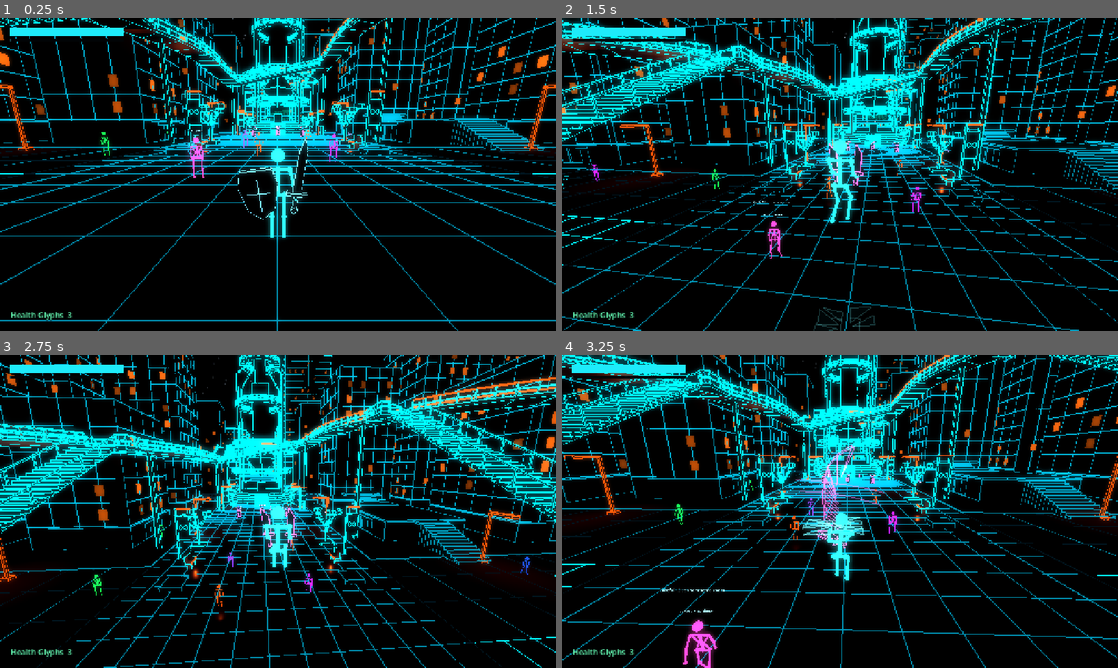
Above: before the commit, frames 1-4 (two rows, left to right).
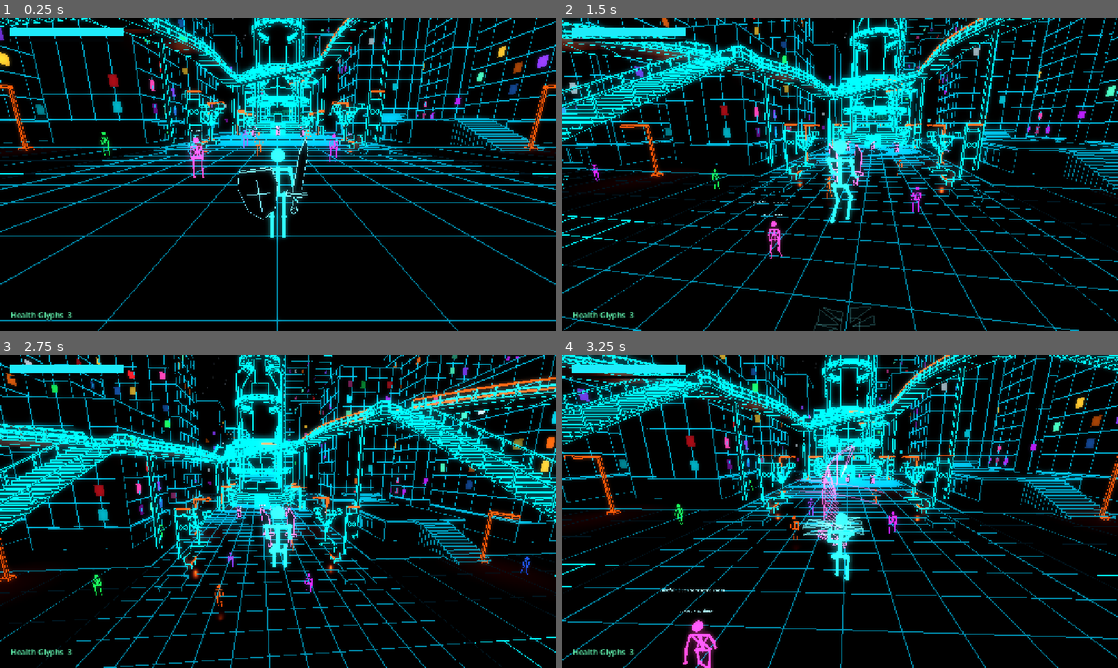
Above: after the commit, the same moments.

Repository: Infiniglyph/infiniglyph
Game: Godot game, scene res://scenes/main.tscn
The game is run twice, just before and just after one commit, with the same random seed, the same clock (stepped at 60 frames per second) and the same inputs.
Inputs (mouse positions are in pixels of both pictures, inside the frame that each line leads up to):
- Up to frame 1 (0.25 s): no input
- Up to frame 2 (1.5 s): tap Enter at 0.5, 0.6 s; move the mouse to (867, 174) at 0.52 s; hold Up from 0.53 s (still down); click (867, 174) at 0.67 s; tap Space at 0.77, 1.07 s; move the mouse to (812, 174) at 1.27 s; tap Keypad Enter at 1.35 s
- Up to frame 3 (2.75 s): keep holding Up; tap Space at 1.52, 1.82 s; move the mouse to (289, 505) at 2.02 s; tap Tab at 2.1 s
- Up to frame 4 (3.25 s): keep holding Up; move the mouse to (834, 517) at 2.77 s; tap J at 2.85 s; click (834, 517) at 2.92 s; tap Space at 3.02 s

The runs differ from the first frame. In frame 1, 0.9% of the frame differs, in the area x 0-99%, y 0-34%; in frame 2, 0.7%; in frame 3, 1.2%, in the area x 4-100%, y 0-54%; in frame 4, 0.8%.

Commit message:
Vary building window glow across the neon palette

Diff:
--- a/scripts/window_lights.gd
+++ b/scripts/window_lights.gd
@@ -2,7 +2,13 @@
 ## Glowing interior panes, baked once into opaque spatial batches. The existing
 ## building remains the solid wall; these inlays add no bodies or realtime lights.
 const CELL_SIZE := 128.0
-const WARM := Color(1.0,0.40,0.075)
+const PALETTE := [
+	Color(0.06,0.90,1.0), Color(0.18,0.48,1.0), # Cyan, blue.
+	Color(0.53,0.22,1.0), Color(0.78,0.12,1.0), # Violet, purple.
+	Color(1.0,0.25,0.68), Color(1.0,0.11,0.15), # Pink, red.
+	Color(1.0,0.40,0.075), Color(1.0,0.76,0.18), # Orange, gold.
+	Color(0.12,1.0,0.36), Color(0.30,1.0,0.76), # Green, mint.
+	Color(0.88,0.94,1.0)] # Soft white.
 var cells: Dictionary = {}
 var pane_count := 0
 var building_count := 0
@@ -50,7 +56,8 @@
 		pane(at+Vector3(side*3.5,2.45,size.z*0.5+0.024),Vector3.RIGHT,Vector2(1.58,1.28),shade(choice))
 
 func shade(choice: int) -> Color:
-	return WARM*lerpf(0.38,0.78,float(choice%7)/6.0)
+	# Use different hash bits from occupancy so every hue reaches lit panes.
+	return PALETTE[(choice >> 8)%PALETTE.size()]*lerpf(0.38,0.78,float(choice%7)/6.0)
 
 func pane(center: Vector3, tangent: Vector3, size: Vector2, color: Color) -> void:
 	var key := Vector3i((center/CELL_SIZE).floor())
--- a/tests/window_lights.gd
+++ b/tests/window_lights.gd
@@ -96,12 +96,19 @@
 	windows.hide()
 	var dark := await shot("hub_windows_off",at,target)
 	windows.show()
-	var warm_pixels := 0
+	var colored_pixels := 0
+	var red_pixels := 0
+	var blue_pixels := 0
+	var green_pixels := 0
 	for y in range(lit.get_height()):
 		for x in range(lit.get_width()):
 			var gain := lit.get_pixel(x,y)-dark.get_pixel(x,y)
-			if gain.r>0.10 and gain.r>gain.g*1.4: warm_pixels += 1
-	check(warm_pixels>150,"Native render shows visible warm window light (%d pixels)" % warm_pixels)
+			if maxf(gain.r,maxf(gain.g,gain.b))>0.10:
+				colored_pixels += 1
+				if gain.r>gain.g*1.4 and gain.r>gain.b*1.2: red_pixels += 1
+				if gain.b>gain.r*1.4 and gain.b>gain.g*1.2: blue_pixels += 1
+				if gain.g>gain.r*1.4 and gain.g>gain.b*1.2: green_pixels += 1
+	check(colored_pixels>150 and mini(red_pixels,mini(blue_pixels,green_pixels))>30,"Native render shows varied window hues (%d lit pixels; red %d, blue %d, green %d)" % [colored_pixels,red_pixels,blue_pixels,green_pixels])
 	await shot("urban",Vector3(0,4,-210),Vector3(0,18,-360))
 	for home: Dictionary in world.wider_world.buildings:
 		if home.region=="home" and home.point.z< -500 and absf(home.point.x)<200:
Not shown, changed: docs/RECOVERY.md
